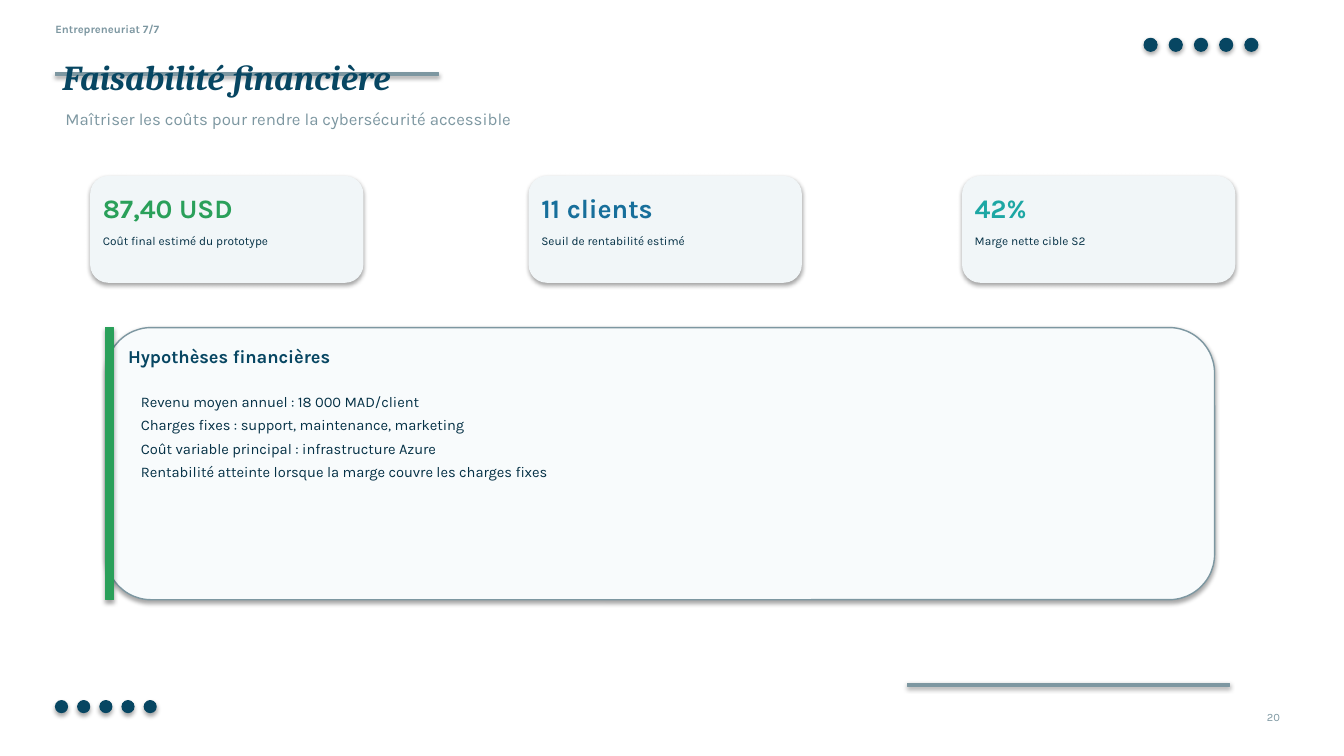
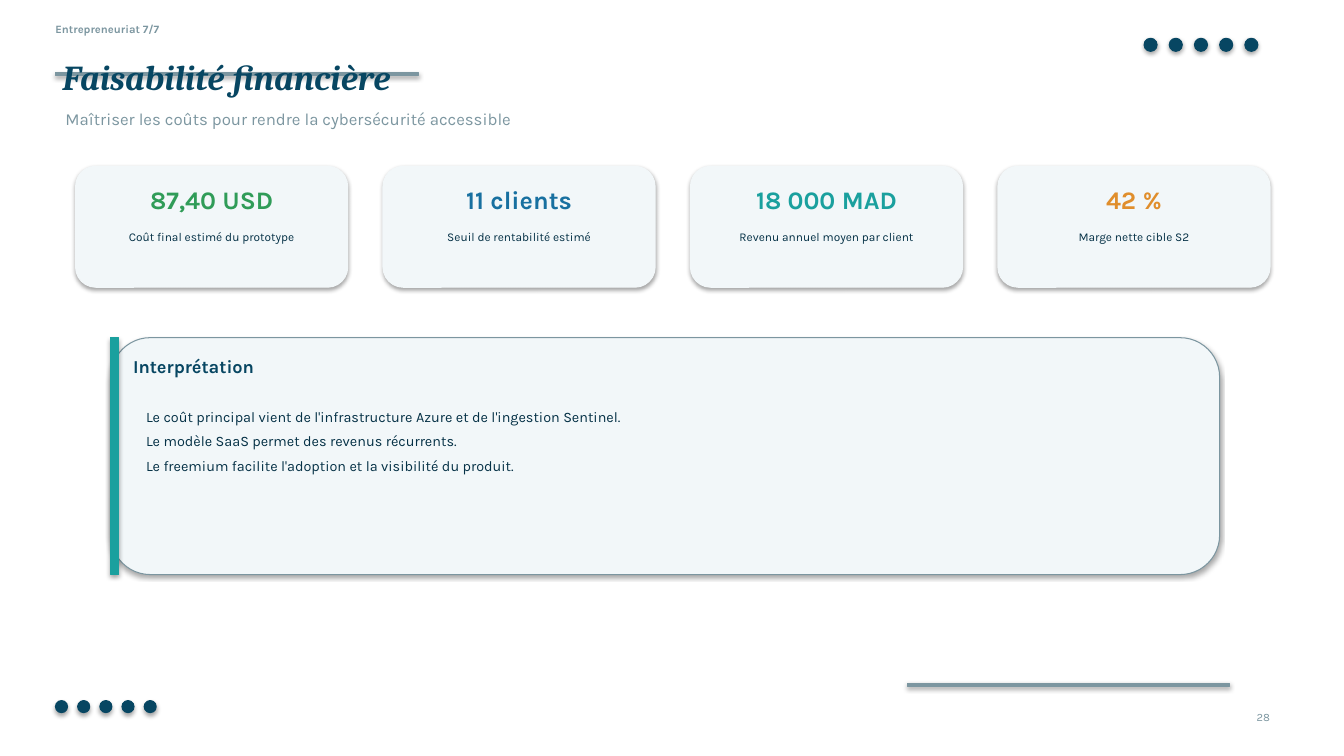
Before and after one commit to slayqueearikma-beep/test, a slide deck: slide 28 of presentation/AITDR_completed_after_slide_13.pptx (slide 20 before the commit). Drawn at 1344x756 pixels with LibreOffice and Linux fonts; fonts in the diff are those of the drawing. Boxes give left, top, right and bottom in pixels: in the first picture for what was removed or moved away, otherwise in the second. Text is boxed around its words. In the diff, an @@ line names an element or a change of style, - is before the commit and + after.

```diff
--- a/presentation/AITDR_completed_after_slide_13.pptx
+++ b/presentation/AITDR_completed_after_slide_13.pptx
@@ rectangle resized from (x1=55, y1=73, x2=439, y2=76) to (x1=55, y1=73, x2=418, y2=76) @@
@@ rectangle at (x1=55, y1=73, x2=418, y2=76): fill #7D97A1 to #7C96A0; outline #7D97A1 0.75 pt to #7C96A0 0.75 pt @@
@@ rounded rectangle resized from (x1=91, y1=176, x2=363, y2=282) to (x1=76, y1=166, x2=348, y2=287) @@
@@ rounded rectangle resized from (x1=529, y1=176, x2=802, y2=282) to (x1=383, y1=166, x2=655, y2=287) @@
@@ fill #F1F6F8 to #F2F7F9; outline #F1F6F8 0.75 pt to #F2F7F9 0.75 pt in 3 elements at (x1=76, y1=166, x2=348, y2=287), (x1=383, y1=166, x2=655, y2=287), (x1=691, y1=166, x2=963, y2=287) @@
@@ rounded rectangle resized from (x1=963, y1=176, x2=1235, y2=282) to (x1=691, y1=166, x2=963, y2=287) @@
@@ rounded rectangle added at (x1=998, y1=166, x2=1270, y2=287), fill #F2F7F9, outline #F2F7F9 0.75 pt @@
@@ text "87,40 USD" moved from (x1=103, y1=200, x2=232, y2=222) to (x1=150, y1=192, x2=273, y2=213) @@
@@ text "87,40 USD" at (x1=150, y1=192, x2=273, y2=213): size 19 to 18 pt, text colour #2AA05A to #309C58; alignment left to centre @@
@@ text "11 clients" moved from (x1=541, y1=199, x2=653, y2=219) to (x1=466, y1=191, x2=572, y2=210) @@
@@ text "11 clients" at (x1=466, y1=191, x2=572, y2=210): size 19 to 18 pt, text colour #176F9B to #1870A0; alignment left to centre @@
@@ text added at (x1=756, y1=192, x2=897, y2=210), 18 pt, text #1AA09E, bold @@
+18 000 MAD
@@ text at (x1=1106, y1=192, x2=1136, y2=209): text changed; size 19 to 18 pt; text colour #1DA7A4 to #E08E2C @@
-42%
+42 %
@@ text "Coût final estimé du prototype" moved from (x1=103, y1=236, x2=268, y2=248) to (x1=129, y1=232, x2=294, y2=244) @@
@@ text "Seuil de rentabilité estimé" moved from (x1=541, y1=236, x2=685, y2=245) to (x1=447, y1=232, x2=591, y2=241) @@
@@ text added at (x1=739, y1=233, x2=914, y2=244), 8.5 pt, text #053146 @@
+Revenu annuel moyen par client
@@ alignment left to centre in 3 elements at (x1=129, y1=232, x2=294, y2=244), (x1=447, y1=232, x2=591, y2=241), (x1=1079, y1=233, x2=1189, y2=244) @@
@@ text "Marge nette cible S2" moved from (x1=975, y1=237, x2=1085, y2=248) to (x1=1079, y1=233, x2=1189, y2=244) @@
@@ rounded rectangle resized from (x1=106, y1=328, x2=1215, y2=600) to (x1=111, y1=338, x2=1220, y2=575) @@
@@ rounded rectangle at (x1=111, y1=338, x2=1220, y2=575): fill #F8FBFC to #F2F7F9; outline #7D97A1 1 pt to #7C96A0 0.75 pt @@
@@ rectangle resized from (x1=106, y1=328, x2=114, y2=600) to (x1=111, y1=338, x2=119, y2=575) @@
@@ rectangle at (x1=111, y1=338, x2=119, y2=575): fill #2AA05A to #1AA09E; outline #2AA05A 0.75 pt to #1AA09E 0.75 pt @@
@@ text removed at (x1=128, y1=348, x2=330, y2=368) @@
-Hypothèses financières
@@ text added at (x1=133, y1=359, x2=254, y2=378), 13 pt, text #074662, bold @@
+Interprétation
@@ text removed at (x1=141, y1=396, x2=548, y2=481) @@
-Revenu moyen annuel : 18 000 MAD/client
-Charges fixes : support, maintenance, marketing
-Coût variable principal : infrastructure Azure
-Rentabilité atteinte lorsque la marge couvre les charges fixes
@@ text added at (x1=146, y1=411, x2=620, y2=475), 10.3 pt, text #053146 @@
+Le coût principal vient de l'infrastructure Azure et de l'ingestion Sentinel.
+Le modèle SaaS permet des revenus récurrents.
+Le freemium facilite l'adoption et la visibilité du produit.
@@ text at (x1=1257, y1=714, x2=1270, y2=721): text changed; text colour #7D97A1 to #7C96A0 @@
-20
+28
```
Also in this commit, not shown: 12 other slides changed, 25 slides added, 14 slides removed.
